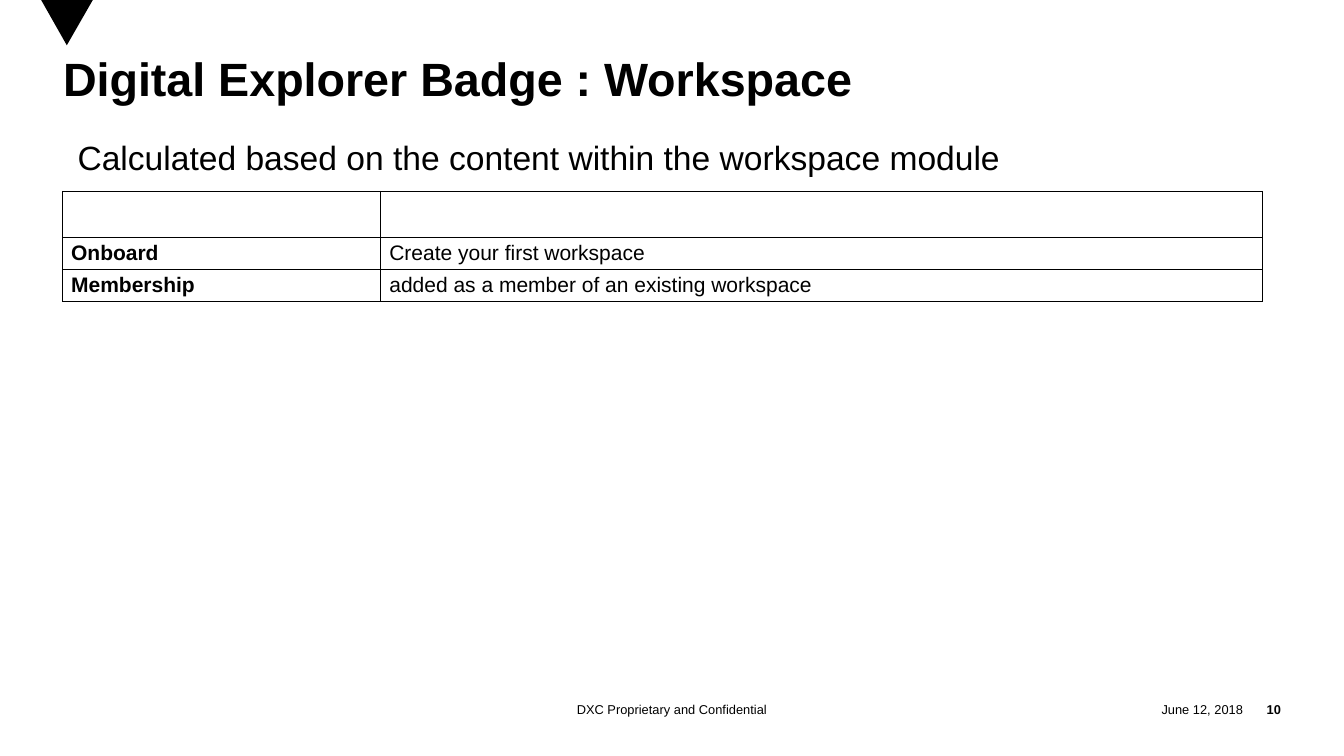
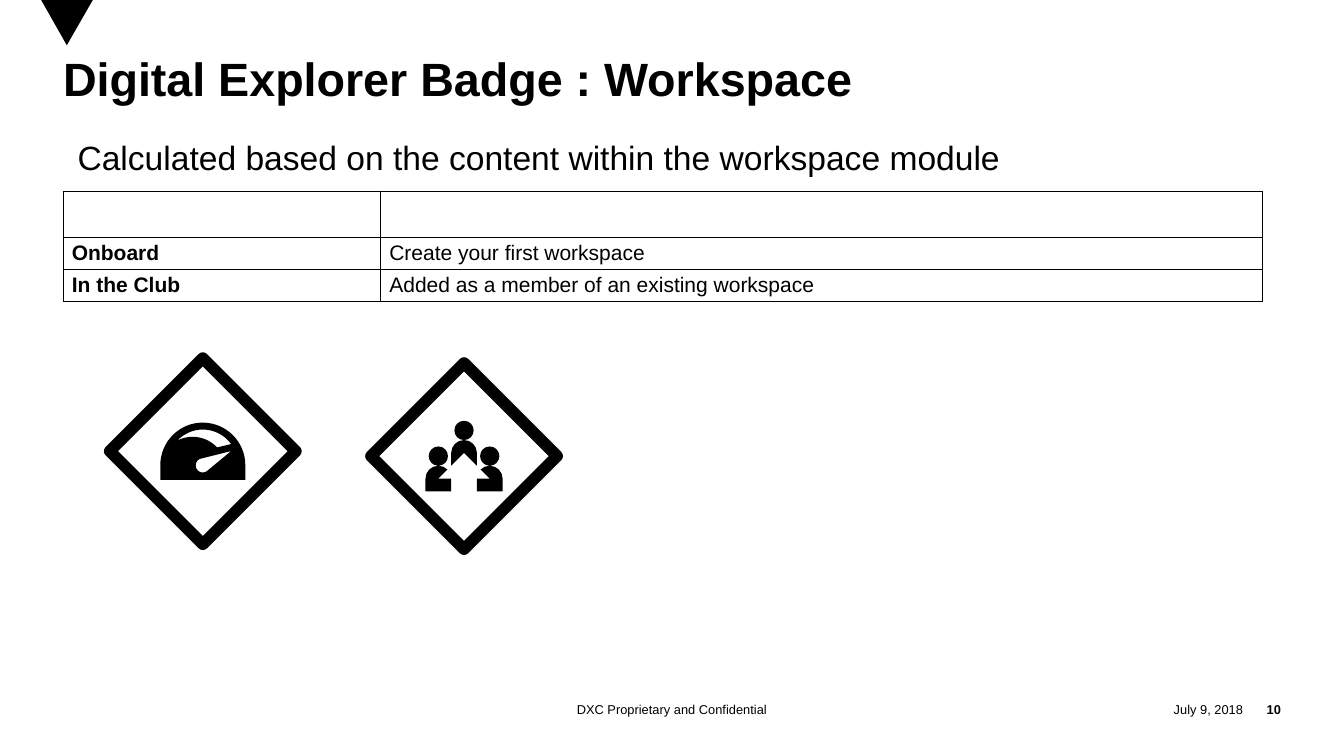
Before and after one commit to EnglishSid/DigitalExplorerSpecs, a slide deck: slide 10 of WorkingArea/Badges/Digital Explorer Badges.pptx. Drawn at 1344x756 pixels with LibreOffice and Linux fonts; fonts in the diff are those of the drawing; background and template pictures are left out. Boxes give left, top, right and bottom in pixels: in the first picture for what was removed or moved away, otherwise in the second. Text is boxed around its words. In the diff, an @@ line names an element or a change of style, - is before the commit and + after.

```diff
--- a/WorkingArea/Badges/Digital Explorer Badges.pptx
+++ b/WorkingArea/Badges/Digital Explorer Badges.pptx
@@ table at (x1=64, y1=192, x2=1263, y2=300) @@
-row 3, column 1: Membership
+row 3, column 1: In the Club
-row 3, column 2: added as a member of an existing workspace
+row 3, column 2: Added as a member of an existing workspace
@@ rectangle added at (x1=110, y1=358, x2=296, y2=545), fill #FFFFFF, outline #000000 10 pt @@
@@ rectangle added at (x1=371, y1=363, x2=557, y2=550), fill #FFFFFF, outline #000000 10 pt @@
@@ freeform shape added at (x1=160, y1=423, x2=245, y2=480), fill #000000 @@
@@ freeform shape added at (x1=426, y1=421, x2=503, y2=491), fill #000000 @@
@@ text at (x1=1174, y1=704, x2=1243, y2=716): text changed @@
-June 12, 2018
+July 9, 2018
```
Also in this commit, not shown: 10 other slides changed, 1 slide removed, 2 other files.
